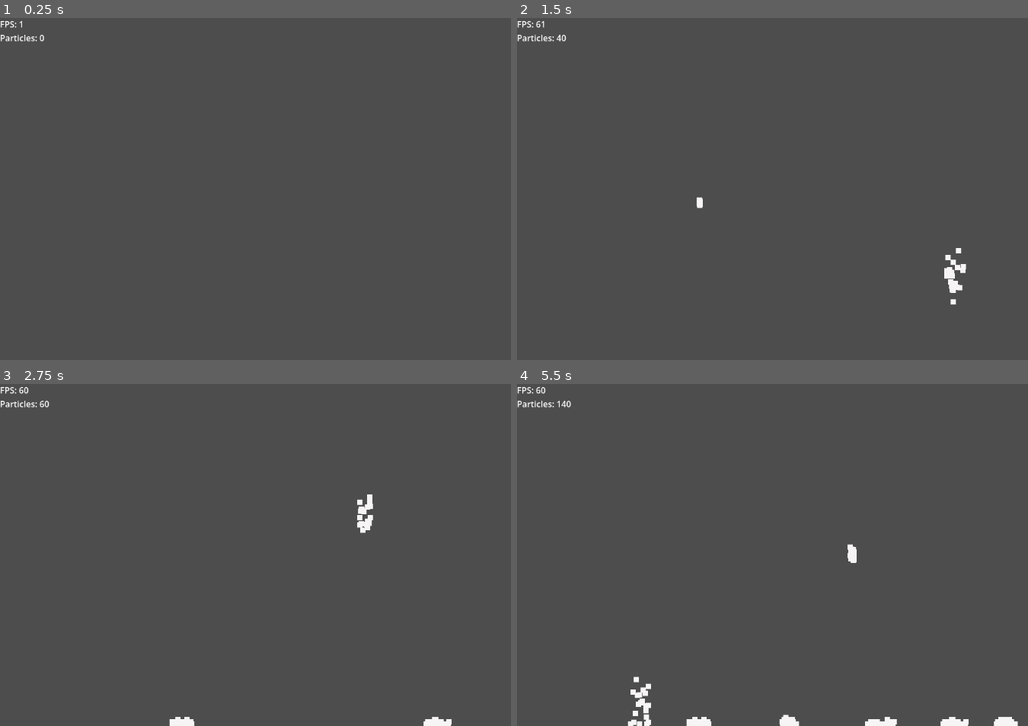
Above: before the commit, frames 1-4 (two rows, left to right).
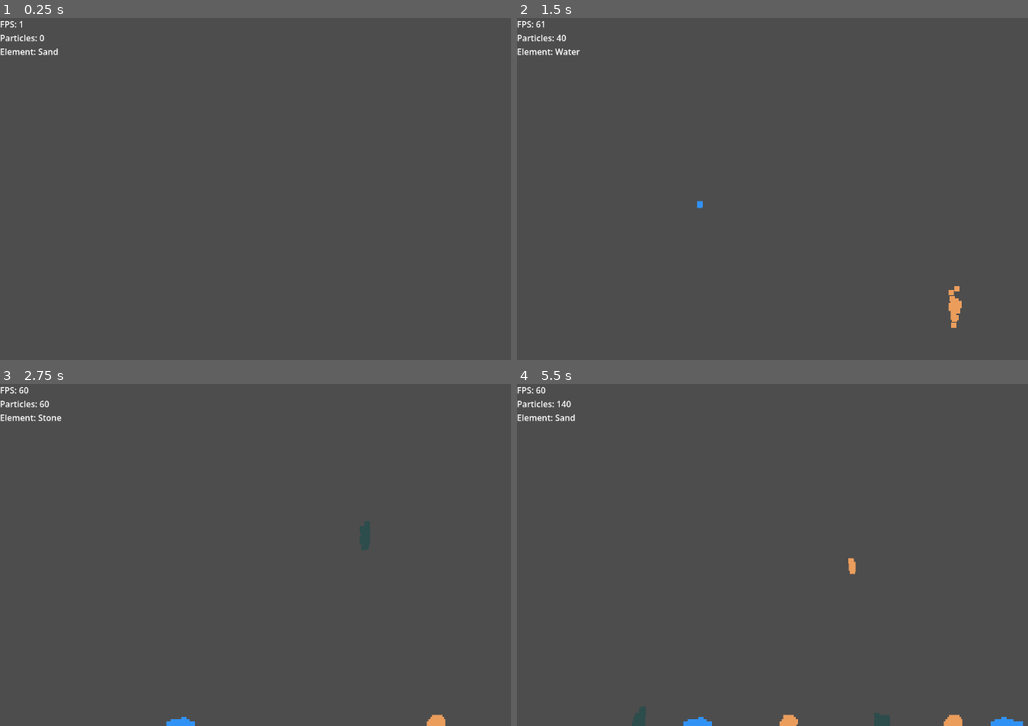
Above: after the commit, the same moments.

Repository: CRW405/puzzle-game
Game: Godot game, scene res://node_2d.tscn
Same seed, same stepped clock (60 frames per second), same inputs: the game is played once before the commit and once after it.
Inputs (mouse positions are in pixels of both pictures, inside the frame that each line leads up to):
- Up to frame 1 (0.25 s): no input
- Up to frame 2 (1.5 s): tap Enter at 0.5 s; move the mouse to (956, 171) at 0.52 s; hold 1 0.53-1.28 s; click (956, 171) at 0.67 s; tap 2 at 0.8, 1.35 s; move the mouse to (700, 206) at 1.27 s; click (700, 206) at 1.42 s
- Up to frame 3 (2.75 s): tap 3 at 1.55 s; move the mouse to (362, 479) at 2.02 s; hold 3 from 2.03 s (still down); click (362, 479) at 2.17 s; tap 1 at 2.3 s
- Up to frame 4 (5.5 s): move the mouse to (792, 623) at 2.77 s; release 3 at 2.78 s; tap 1 at 2.85, 4.55 s; click (792, 623) at 2.92 s; tap 2 at 3.05, 5.3 s; move the mouse to (1002, 606) at 3.52 s; hold 2 3.53-4.28 s; click (1002, 606) at 3.67 s; tap 3 at 3.8, 4.35 s; move the mouse to (639, 503) at 4.27 s; click (639, 503) at 4.42 s; move the mouse to (849, 555) at 5.02 s; hold 1 from 5.03 s (still down); click (849, 555) at 5.17 s

The runs differ from the first frame. In frame 1, 0.1% of the frame differs, in the area x 0-12%, y 8-11%; in frame 2, 0.6%; in frame 3, 0.7%; in frame 4, 1.3%, in the area x 0-100%, y 8-100%.

Commit message:
Added Water, Stone, Sand
Not to keep just some messing around.
Likely will need to switch to C# for better performance and extensibility. GDScript does not seem that well suited.

Diff:
--- /dev/null
+++ b/SandSim/Element.gd
@@ -0,0 +1,10 @@
+# Element.gd
+extends Resource
+class_name Element
+
+@export var color: Color = Color.WHITE
+
+# Virtual function: Overridden by specific elements
+# We pass the arrays directly for maximum performance
+func update(i: int, pos: PackedVector2Array, vel: PackedVector2Array, is_stopped: PackedByteArray, screen_height: float, floor_heights: PackedFloat32Array, particle_size: int) -> void:
+	pass
--- /dev/null
+++ b/SandSim/Sand.gd
@@ -0,0 +1,33 @@
+# ElementSand.gd
+extends Element
+class_name ElementSand
+
+func update(i: int, pos: PackedVector2Array, vel: PackedVector2Array, is_stopped: PackedByteArray, screen_height: float, floor_heights: PackedFloat32Array, particle_size: int) -> void:
+	# 1. Physics (Standard Gravity)
+	vel[i].y += 980.0 * 0.016 # (Using fixed delta approx for simplicity in resource)
+
+	# 2. Collision Logic (The "Avalanche" Code)
+	var col = int(pos[i].x / particle_size)
+	var max_col = floor_heights.size() - 1
+
+	if col >= 0 and col <= max_col:
+		var pile_h = floor_heights[col]
+		var current_floor = screen_height - pile_h
+
+		if pos[i].y >= current_floor:
+			# Check Neighbors
+			var left = floor_heights[col - 1] if col > 0 else 99999.0
+			var right = floor_heights[col + 1] if col < max_col else 99999.0
+
+			if col > 0 and left < pile_h - particle_size:
+				pos[i].x -= particle_size # Slide Left
+				pos[i].y = current_floor - 1
+			elif col < max_col and right < pile_h - particle_size:
+				pos[i].x += particle_size # Slide Right
+				pos[i].y = current_floor - 1
+			else:
+				# Stop
+				pos[i].y = current_floor - particle_size
+				vel[i] = Vector2.ZERO
+				is_stopped[i] = 1
+				floor_heights[col] += particle_size
--- a/SandSim/SimulationManager.gd
+++ b/SandSim/SimulationManager.gd
@@ -1,6 +1,6 @@
 extends Node2D
 
-# VERY BASIC SATISFYING SIMULATION MANAGER - Michael (Your welcome I added comments)
+ # VERY BASIC SATISFYING SIMULATION MANAGER - Michael (Your welcome I added comments)
 # NOTES ~ Elements are not developed yet. Highly optimized for one use case
 # 1. Input Manager should be split. As well as UI in future.
 # 2. Logic is very dumbed down and will need to be modified and likely
@@ -14,32 +14,34 @@
 
 
 # Setup
-var _capacity: int = 5000
-var _particle_size: int = 4
+var _capacity: int = 15000
+var _particle_size: int = 4 # MUST MATCH MESH SIZE
 var _screen_height: float = 600.0
 var _screen_width: int = 1152
 
 # Data
-# ~ PACKEDVECTORS are much more efficient than normal
-# GDSCRIPT vectors as they are typed and optimized.
 var _count: int = 0
 var _positions: PackedVector2Array
 var _velocities: PackedVector2Array
-var _lifetimes: PackedFloat32Array
+var _type_ids: PackedByteArray # 0=Sand, 1=Water, 2=Stone
 var _is_stopped: PackedByteArray
 
 # Heightmap
 var _floor_heights: PackedFloat32Array
+
+# color
+# Sand (Yellow), Water (Blue), Stone (Dark Gray)
+var _colors = [Color.SANDY_BROWN, Color(0.2, 0.6, 1.0), Color.DARK_SLATE_GRAY]
 
 # Nodes
 @onready var _renderer: MultiMeshInstance2D = $MultiMeshInstance2D
 @onready var _ui_label: Label = $CanvasLayer/StatsLabel
 
 func _ready() -> void:
-	# Set Limits
+	# Set arrays
 	_positions.resize(_capacity)
 	_velocities.resize(_capacity)
-	_lifetimes.resize(_capacity)
+	_type_ids.resize(_capacity)
 	_is_stopped.resize(_capacity)
 
 	# Set Heighjtmap
@@ -55,84 +57,149 @@
 	_screen_width = get_viewport_rect().size.x
 
 func _process(delta: float) -> void:
-	# Input Manager
+	# Inputs
 	if Input.is_mouse_button_pressed(MOUSE_BUTTON_LEFT):
 		for k in range(5):
 			spawn_particle(get_global_mouse_position())
 
-	# FPS UI
+	if Input.is_key_pressed(KEY_1): _current_type = 0 # Sand
+	if Input.is_key_pressed(KEY_2): _current_type = 1 # Water
+	if Input.is_key_pressed(KEY_3): _current_type = 2 # Stone
+
+	# UI
 	if _ui_label:
-		_ui_label.text = "FPS: %d\nParticles: %d" % [Engine.get_frames_per_second(), _count]
+		var names = ["Sand", "Water", "Stone"]
+		_ui_label.text = "FPS: %d\nParticles: %d\nElement: %s" % [Engine.get_frames_per_second(), _count, names[_current_type]]
 
 	# start sim
 	var gravity = 980.0 * delta
-	var particle_w = float(_particle_size)
-	var columns_max = _floor_heights.size() - 1
+	var p_size = float(_particle_size)
+	var max_col = _floor_heights.size() - 1
 
 	for i in range(_count):
-		# updates moving particles only.
-		if _is_stopped[i] == 0:
+		# If idle stop phys
+		if _is_stopped[i] == 1:
+			_update_render(i)
+			continue
+
+		var type = _type_ids[i]
+
+		# Stone logic
+		if type == 2:
+			# Stone falls until it hits floor, then becomes part of the floor
 			_velocities[i].y += gravity
 			_positions[i] += _velocities[i] * delta
 
-			# Map is dependant on columns for sliding particles.
-			var col = int(_positions[i].x / particle_w)
-
-			# Bound check
-			if col >= 0 and col <= columns_max:
-				var pile_height = _floor_heights[col]
-				var current_floor_y = _screen_height - pile_height
-
-				if _positions[i].y >= current_floor_y:
-
-					# Cascading logic (sand falling left/right)
-					var left_pile = _floor_heights[col - 1] if col > 0 else 99999.0
-					var right_pile = _floor_heights[col + 1] if col < columns_max else 99999.0
-
-					# Check neighboring pile height to slide or shift particle.
-					if col > 0 and left_pile < pile_height - particle_w:
-						_positions[i].x -= particle_w
-						# Prevent clipping
-						_positions[i].y = current_floor_y - 1
-
-					# Slide right
-					elif col < columns_max and right_pile < pile_height - particle_w:
-						_positions[i].x += particle_w
-						_positions[i].y = current_floor_y - 1
-
-					# If not cascadable
+			var col = int(_positions[i].x / p_size)
+			if col >= 0 and col <= max_col:
+				var pile_h = _floor_heights[col]
+				var floor_y = _screen_height - pile_h
+
+				# Set new floormap
+				if _positions[i].y >= floor_y:
+					_positions[i].y = floor_y - p_size
+					_is_stopped[i] = 1
+					_floor_heights[col] += p_size
+					_velocities[i] = Vector2.ZERO
+			_update_render(i)
+			continue
+
+		# Sand water phys
+		_velocities[i].y += gravity
+		_positions[i] += _velocities[i] * delta
+
+		var col = int(_positions[i].x / p_size)
+
+		# Check bound
+		if col >= 0 and col <= max_col:
+			var pile_h = _floor_heights[col]
+			var current_floor = _screen_height - pile_h
+
+			if _positions[i].y >= current_floor:
+
+				var left_h = _floor_heights[col - 1] if col > 0 else 99999.0
+				var right_h = _floor_heights[col + 1] if col < max_col else 99999.0
+
+				# Water Logic
+				if type == 1:
+					# Water does not stops if it has somewhere to go
+					var moved = false
+
+					# Flow
+					if col > 0 and left_h < pile_h:
+						_positions[i].x -= p_size
+						moved = true
+					elif col < max_col and right_h < pile_h:
+						_positions[i].x += p_size
+						moved = true
+
+					# If trapped stay
 					else:
-						_positions[i].y = current_floor_y - particle_w
+						_positions[i].y = current_floor - p_size
+						_velocities[i] = Vector2.ZERO
+						_floor_heights[col] += p_size
+
+						#Optimization
+						_is_stopped[i] = 1
+
+					if moved:
+						_positions[i].y = current_floor - 1
+						_velocities[i].y = 0
+
+				# Sand logic
+				else:
+					var moved = false
+					# Drop if steep
+					if col > 0 and left_h < pile_h - p_size:
+						_positions[i].x -= p_size
+						moved = true
+					elif col < max_col and right_h < pile_h - p_size:
+						_positions[i].x += p_size
+						moved = true
+
+					if moved:
+						_positions[i].y = current_floor - 1
+					else:
+						# Stack
+						_positions[i].y = current_floor - p_size
 						_velocities[i] = Vector2.ZERO
 						_is_stopped[i] = 1
-
-						_floor_heights[col] += particle_w
-			# Cascade end
-
-			# Boundary check
-			if _positions[i].y > _screen_height + 50:
-				_remove_particle(i)
-				continue
-
-		# Update Mesh Renderer
-		var t = Transform2D(0.0, _positions[i])
-		_renderer.multimesh.set_instance_transform_2d(i, t)
+						_floor_heights[col] += p_size
+
+		# Clean bottom
+		if _positions[i].y > _screen_height + 50:
+			_remove_particle(i)
+			continue
+
+		_update_render(i)
 
 	_renderer.multimesh.visible_instance_count = _count
 
-# Spawns particle with input pos
+var _current_type: int = 0
+
+func _update_render(i: int) -> void:
+	var t = Transform2D(0.0, _positions[i])
+	_renderer.multimesh.set_instance_transform_2d(i, t)
+
 func spawn_particle(pos: Vector2) -> void:
 	if _count >= _capacity: return
-
 	_positions[_count] = pos
-	_velocities[_count] = Vector2(randf_range(-20, 20), randf_range(-100, -200))
+	_velocities[_count] = Vector2(randf_range(-10, 10), randf_range(-50, -100))
 	_is_stopped[_count] = 0
+	_type_ids[_count] = _current_type
+
+	# Set Color
+	_renderer.multimesh.set_instance_color(_count, _colors[_current_type])
+
 	_count += 1
 
-# Removes particle based on index of arr.
 func _remove_particle(index: int) -> void:
 	_count -= 1
 	if index != _count:
 		_positions[index] = _positions[_count]
 		_velocities[index] = _velocities[_count]
 		_is_stopped[index] = _is_stopped[_count]
+		_type_ids[index] = _type_ids[_count]
+		# Move Color
+		var col = _renderer.multimesh.get_instance_color(_count)
+		_renderer.multimesh.set_instance_color(index, col)
--- /dev/null
+++ b/SandSim/Stone.gd
@@ -0,0 +1,13 @@
+# ElementStone.gd
+extends Element
+class_name ElementStone
+
+func update(i: int, pos: PackedVector2Array, vel: PackedVector2Array, is_stopped: PackedByteArray, screen_height: float, floor_heights: PackedFloat32Array, particle_size: int) -> void:
+	# Stone snaps to grid instantly and stops
+	vel[i] = Vector2.ZERO
+	is_stopped[i] = 1
+
+	# Update heightmap immediately so sand hits it
+	var col = int(pos[i].x / particle_size)
+	if col >= 0 and col < floor_heights.size():
+		floor_heights[col] += particle_size
--- /dev/null
+++ b/SandSim/Water.gd
@@ -0,0 +1,34 @@
+# ElementWater.gd
+extends Element
+class_name ElementWater
+
+func update(i: int, pos: PackedVector2Array, vel: PackedVector2Array, is_stopped: PackedByteArray, screen_height: float, floor_heights: PackedFloat32Array, particle_size: int) -> void:
+	vel[i].y += 980.0 * 0.016
+
+	var col = int(pos[i].x / particle_size)
+	var max_col = floor_heights.size() - 1
+
+	if col >= 0 and col <= max_col:
+		var pile_h = floor_heights[col]
+		var current_floor = screen_height - pile_h
+
+		if pos[i].y >= current_floor:
+			# Water Logic: ALWAYS try to flow side-to-side if on floor
+			var left = floor_heights[col - 1] if col > 0 else 99999.0
+			var right = floor_heights[col + 1] if col < max_col else 99999.0
+
+			# If a hole exists nearby, fall into it
+			if col > 0 and left < pile_h:
+				pos[i].x -= particle_size
+			elif col < max_col and right < pile_h:
+				pos[i].x += particle_size
+			else:
+				# If flat, jitter/flow
+				var dir = -1 if randf() < 0.5 else 1
+				pos[i].x += dir * particle_size
+
+			# Keep on top of floor
+			pos[i].y = current_floor - particle_size
+			vel[i].y = 0 # Reset vertical velocity
+
+			# Water NEVER sets "is_stopped = 1" because it always flows!
--- a/node_2d.tscn
+++ b/node_2d.tscn
@@ -6,6 +6,7 @@
 size = Vector2(10, 10)
 
 [sub_resource type="MultiMesh" id="MultiMesh_epypp"]
+use_colors = true
 mesh = SubResource("QuadMesh_0e48y")
 
 [node name="ParticleSystem" type="Node2D" unique_id=1361354949]
Not shown, added: SandSim/Element.gd.uid
Not shown, added: SandSim/Sand.gd.uid
Not shown, added: SandSim/Stone.gd.uid
Not shown, added: SandSim/Water.gd.uid
